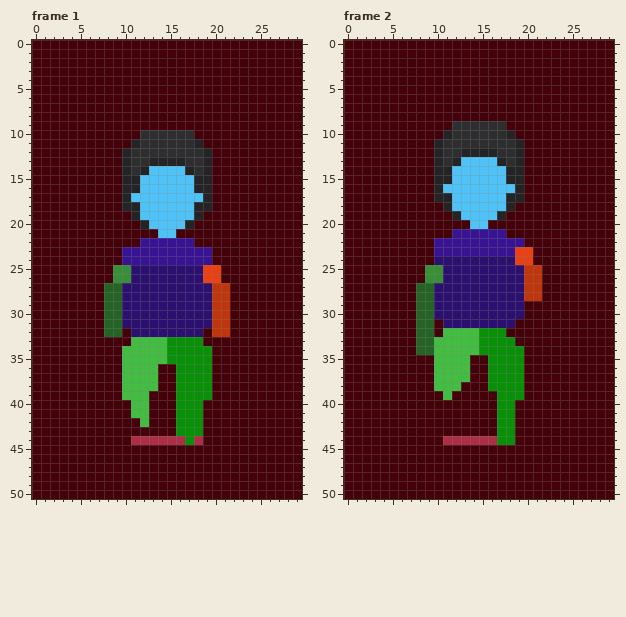
A pixel-art file gets an edit: Dibujo/Aseprite/Practicando/Humano/360_Humano_Caminand_Vo.aseprite. The picture above was drawn from the file before the commit.
30x51 pixels, 48 frames. Colours within 5 levels of each other are drawn and written as one. Shown: frame 1, frame 2. The commit also changed other frames, which this record leaves out.
Now the later version:
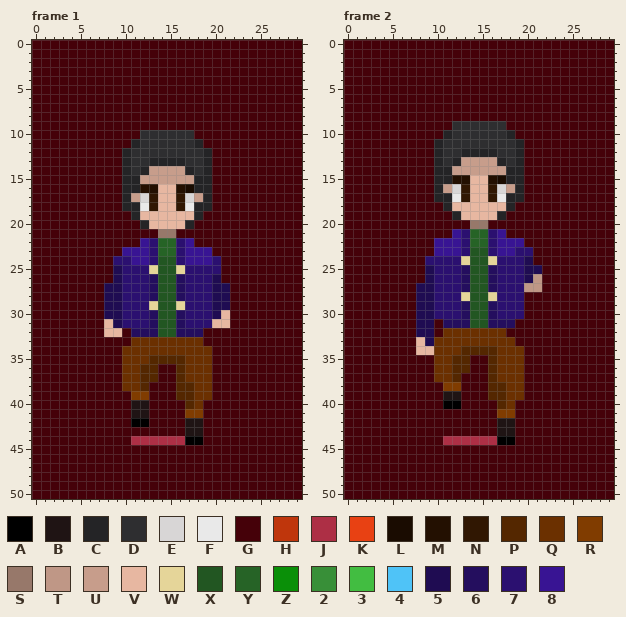
Palette (. is transparent): A #000000  B #1f1414  C #242426  D #2e2e30  E #d8d6d6  F #e9e9e9  G #450109  H #bf360c  J #ad2f45  K #e84113  L #1a0c01  M #231001  N #301702  P #542700  Q #6b3000  R #803c00  S #97786a  T #bf9786  U #c79d8b  V #e7b7a1  W #e5d599  X #225622  Y #266326  Z #0a8f08  2 #388f38  3 #42bd41  4 #4fc3f7  5 #1f0c52  6 #240e5e  7 #2b1070  8 #381493
From the commit log: BackUp_Dibujo_010_AnimacionHumanoColoreada
Change:
layer "360" now hidden
layer "Coloreado" added
--- frame 1
@@ x 6..23 @@
 13 GGGGCDDCCCCDDCGGGG
-14 GGGGCDC4444CDCGGGG
-15 GGGGCC444444CCGGGG
-16 GGGGCC444444CCGGGG
-17 GGGGC44444444CGGGG
-18 GGGGCC444444CCGGGG
-19 GGGGGC444444CGGGGG
-20 GGGGGGC4444CGGGGGG
-21 GGGGGGGG44GGGGGGGG
-22 GGGGGG888888GGGGGG
-23 GGGG8888888888GGGG
-24 GGGG8888888888GGGG
-25 GGG2277777777KKGGG
-26 GGG2277777777KKGGG
-27 GGYY7777777777HHGG
-28 GGYY7777777777HHGG
-29 GGYY7777777777HHGG
-30 GGYY7777777777HHGG
-31 GGYY7777777777HHGG
-32 GGYYG77777777GHHGG
-33 GGGGG3333ZZZZGGGGG
-34 GGGG33333ZZZZZGGGG
-35 GGGG33333ZZZZZGGGG
-36 GGGG3333GGZZZZGGGG
-37 GGGG3333GGZZZZGGGG
-38 GGGG3333GGZZZZGGGG
-39 GGGG333GGGZZZZGGGG
-40 GGGGG33GGGZZZGGGGG
-41 GGGGG33GGGZZZGGGGG
-42 GGGGGG3GGGZZZGGGGG
-43 GGGGGGGGGGZZZGGGGG
-44 GGGGGJJJJJJZJGGGGG
+14 GGGGCDCUUUUCDCGGGG
+15 GGGGCCUUUUUUCCGGGG
+16 GGGGCCMMVVMLCCGGGG
+17 GGGGCUENVVNEUCGGGG
+18 GGGGCCFNVVNFCCGGGG
+19 GGGGGCVVVVVVCGGGGG
+20 GGGGGGCVVVVCGGGGGG
+21 GGGGGGGGSSGGGGGGGG
+22 GGGGGG87YY78GGGGGG
+23 GGGG8887YY7888GGGG
+24 GGG77887XX78887GGG
+25 GGG5777WXXW7777GGG
+26 GGG57776XX67775GGG
+27 GG557776XX677755GG
+28 GG557776XX677755GG
+29 GG55777WXXW77755GG
+30 GG557776XX67775VGG
+31 GGV57776XX6777VVGG
+32 GGVVG666XX666GGGGG
+33 GGGGGQQQQQQQQGGGGG
+34 GGGGQQQQQQQQQQGGGG
+35 GGGGQQQPPPPQQQGGGG
+36 GGGGQQPPGGPQQQGGGG
+37 GGGGQQPPGGPQQQGGGG
+38 GGGGQQPGGGPPQQGGGG
+39 GGGGGRRGGGPPQQGGGG
+40 GGGGGBBGGGGPQGGGGG
+41 GGGGGBBGGGGRRGGGGG
+42 GGGGGAAGGGGBBGGGGG
+43 GGGGGGGGGGGBBGGGGG
+44 GGGGGJJJJJJAAGGGGG
 45 GGGGGGGGGGGGGGGGGG
--- frame 2
@@ x 6..23 @@
 12 GGGGCDDCCCCDDCGGGG
-13 GGGGCDC4444CDCGGGG
-14 GGGGCC444444CCGGGG
-15 GGGGCC444444CCGGGG
-16 GGGGC44444444CGGGG
-17 GGGGCC444444CCGGGG
-18 GGGGGC444444CGGGGG
-19 GGGGGGC4444CGGGGGG
-20 GGGGGGGG44GGGGGGGG
-21 GGGGGG888888GGGGGG
-22 GGGG8888888888GGGG
-23 GGGG888888888KKGGG
-24 GGGG777777777KKGGG
-25 GGG22777777777HHGG
-26 GGG22777777777HHGG
-27 GGYY7777777777HHGG
-28 GGYY7777777777HHGG
-29 GGYY7777777777GGGG
-30 GGYY7777777777GGGG
-31 GGYYG77777777GGGGG
-32 GGYYG3333ZZZGGGGGG
-33 GGYY33333ZZZZGGGGG
-34 GGYY33333ZZZZZGGGG
-35 GGGG3333GGZZZZGGGG
-36 GGGG3333GGZZZZGGGG
-37 GGGG3333GGZZZZGGGG
-38 GGGG333GGGZZZZGGGG
-39 GGGGG3GGGGGZZZGGGG
-40 GGGGGGGGGGGZZGGGGG
-41 GGGGGGGGGGGZZGGGGG
-42 GGGGGGGGGGGZZGGGGG
-43 GGGGGGGGGGGZZGGGGG
-44 GGGGGJJJJJJZZGGGGG
+13 GGGGCDCUUUUCDCGGGG
+14 GGGGCCUUUUUUCCGGGG
+15 GGGGCCMMVVMLCCGGGG
+16 GGGGCUENVVNEUCGGGG
+17 GGGGCCFNVVNFCCGGGG
+18 GGGGGCVVVVVVCGGGGG
+19 GGGGGGCVVVVCGGGGGG
+20 GGGGGGGGSSGGGGGGGG
+21 GGGGGG87YY78GGGGGG
+22 GGGG8887YY7888GGGG
+23 GGGG8887XX78877GGG
+24 GGG7777WXXW7775GGG
+25 GGG57776XX677755GG
+26 GGG57776XX67775TGG
+27 GG557776XX6777TTGG
+28 GG55777WXXW777GGGG
+29 GG557776XX6777GGGG
+30 GG557776XX6777GGGG
+31 GG55G666XX666GGGGG
+32 GG55GQQQQQQQGGGGGG
+33 GGV5QQQQQQQQQGGGGG
+34 GGVVQQQPPPPQQQGGGG
+35 GGGGQQPPGGPQQQGGGG
+36 GGGGQQPPGGPQQQGGGG
+37 GGGGQQPGGGPQQQGGGG
+38 GGGGGRRGGGPPQQGGGG
+39 GGGGGBBGGGPPQQGGGG
+40 GGGGGAAGGGGPQGGGGG
+41 GGGGGGGGGGGRRGGGGG
+42 GGGGGGGGGGGBBGGGGG
+43 GGGGGGGGGGGBBGGGGG
+44 GGGGGJJJJJJAAGGGGG
 45 GGGGGGGGGGGGGGGGGG
Where, in picture pixels (left, top, right, bottom), the same in both pictures:
changed: (104, 166, 230, 445)
changed: (416, 157, 542, 445)
